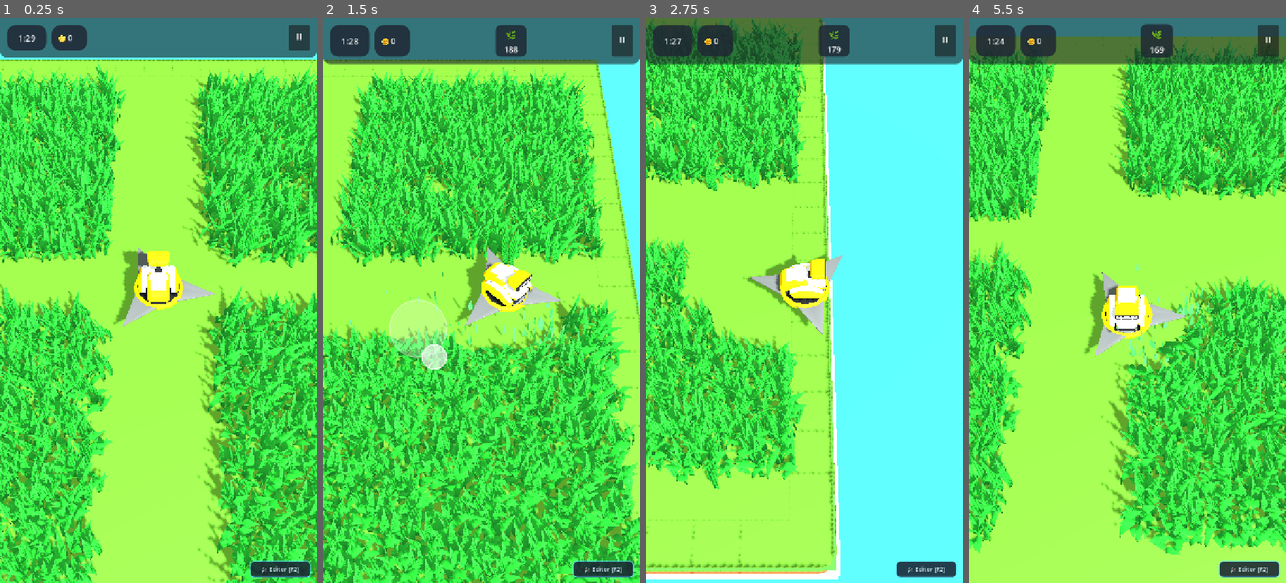
Above: before the commit, frames 1-4 (left to right).
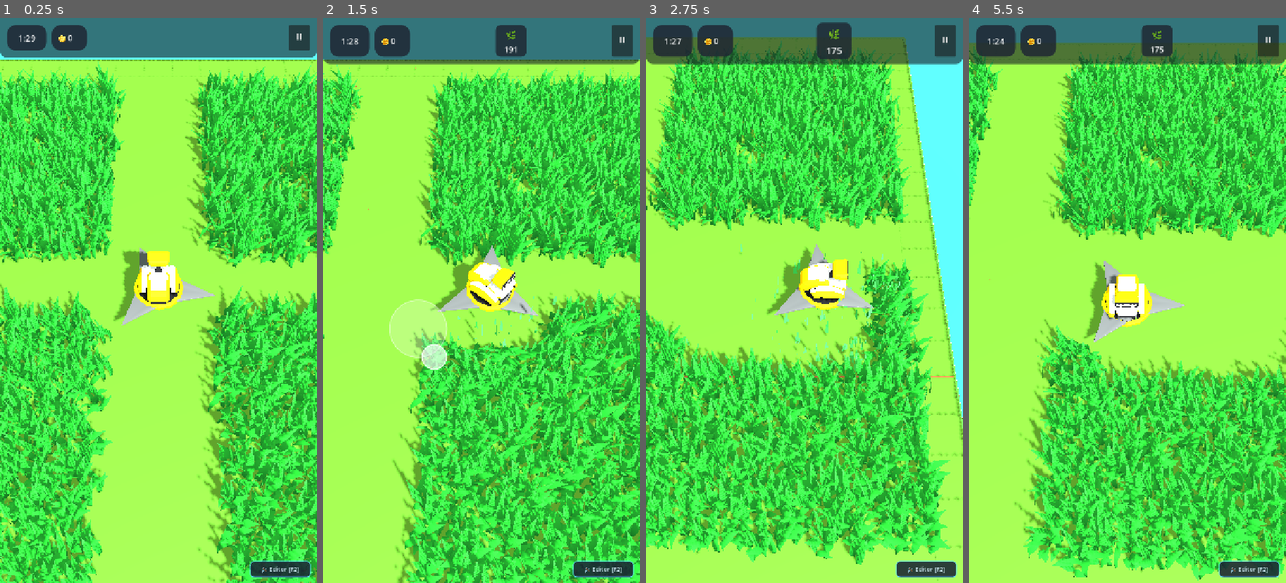
Above: after the commit, the same moments.

Repository: rogerbif/grass-cut-bot
Game: Godot game, scene res://scenes/main.tscn
Same seed, same stepped clock (60 frames per second), same inputs: the game is played once before the commit and once after it.
Inputs (mouse positions are in pixels of both pictures, inside the frame that each line leads up to):
- Up to frame 1 (0.25 s): no input
- Up to frame 2 (1.5 s): tap Enter at 0.5 s; move the mouse to (551, 272) at 0.52 s; hold Right (ui_right) 0.53-1.25 s; hold Alt 0.53-1.25 s; click (551, 272) at 0.67 s; drag from (418, 328) to (465, 413) at 1.27 s
- Up to frame 3 (2.75 s): move the mouse to (836, 176) at 2.02 s; hold Right (ui_right) from 2.03 s (still down); tap Z at 2.1 s
- Up to frame 4 (5.5 s): release Right (ui_right) at 2.75 s; drag from (1111, 413) to (1032, 215) at 2.77 s; move the mouse to (1222, 385) at 3.52 s; hold Left (ui_left) 3.53-4.25 s; tap 1 at 3.6 s; drag from (1032, 215) to (1079, 159) at 4.27 s; move the mouse to (1143, 300) at 5.02 s; hold Down (ui_down) from 5.03 s (still down); tap 2 at 5.1 s; click (1143, 300) at 5.17 s

The runs differ from the first frame. In frame 1, 0.1% of the frame differs, in the area x 35-68%, y 40-55%; in frame 2, 67%; in frame 3, 75%, in the area x 0-100%, y 0-100%; in frame 4, 63%.

Commit message:
fix(mobile): cor da grama, reducao da velocidade (-50%), camera suave e correcao do menu pausa [v0.5.3]

Diff:
--- a/project.godot
+++ b/project.godot
@@ -11,7 +11,7 @@
 [application]
 
 config/name="Grass Cut Bot"
-config/version="0.5.2"
+config/version="0.5.3"
 run/main_scene="res://scenes/main.tscn"
 config/features=PackedStringArray("4.7", "Mobile")
 config/icon="res://icon.svg"
@@ -42,6 +42,10 @@
 3d_physics/layer_3="Vegetation"
 3d_physics/layer_4="Obstacles"
 
+[physics]
+
+common/physics_interpolation=true
+
 [rendering]
 
 renderer/rendering_method="mobile"
--- a/scenes/plants/grass_blue.tscn
+++ b/scenes/plants/grass_blue.tscn
@@ -24,6 +24,7 @@
 max_health = 1
 coin_reward = 1
 plant_key = "grass"
+custom_material = ExtResource("3_grass_mat")
 
 [node name="Area3D" type="Area3D" parent="." groups=["vegetation"]]
 collision_layer = 4
--- a/scenes/plants/grass_green.tscn
+++ b/scenes/plants/grass_green.tscn
@@ -24,6 +24,7 @@
 max_health = 1
 coin_reward = 1
 plant_key = "grass"
+custom_material = ExtResource("3_grass_mat")
 
 [node name="Area3D" type="Area3D" parent="." groups=["vegetation"]]
 collision_layer = 4
--- a/scenes/plants/grass_purple.tscn
+++ b/scenes/plants/grass_purple.tscn
@@ -24,6 +24,7 @@
 max_health = 1
 coin_reward = 1
 plant_key = "grass"
+custom_material = ExtResource("3_grass_mat")
 
 [node name="Area3D" type="Area3D" parent="." groups=["vegetation"]]
 collision_layer = 4
--- a/scenes/plants/grass_tuft.tscn
+++ b/scenes/plants/grass_tuft.tscn
@@ -24,6 +24,7 @@
 max_health = 1
 coin_reward = 1
 plant_key = "grass"
+custom_material = ExtResource("3_grass_mat")
 
 [node name="Area3D" type="Area3D" parent="." groups=["vegetation"]]
 collision_layer = 4
--- a/scenes/plants/grass_yellow.tscn
+++ b/scenes/plants/grass_yellow.tscn
@@ -24,6 +24,7 @@
 max_health = 1
 coin_reward = 1
 plant_key = "grass"
+custom_material = ExtResource("3_grass_mat")
 
 [node name="Area3D" type="Area3D" parent="." groups=["vegetation"]]
 collision_layer = 4
--- a/scripts/camera/isometric_camera.gd
+++ b/scripts/camera/isometric_camera.gd
@@ -26,11 +26,11 @@
 	shake_intensity = intensity
 	shake_duration = duration
 
-func _process(delta: float) -> void:
+func _physics_process(delta: float) -> void:
 	if not target:
 		return
 
-	# Translada suavemente nos eixos X e Z sem qualquer rotacao
+	# Translada suavemente em sincronia com o physics_process do cortador para eliminar micro-travamentos
 	var follow_factor: float = clampf(follow_speed * delta, 0.0, 1.0)
 	var desired_x: float = target.global_position.x + offset.x
 	var desired_z: float = target.global_position.z + offset.z
@@ -38,7 +38,7 @@
 
 	var new_x: float = lerpf(global_position.x, desired_x, follow_factor)
 	var new_z: float = lerpf(global_position.z, desired_z, follow_factor)
-	var new_y: float = desired_y
+	var new_y: float = lerpf(global_position.y, desired_y, follow_factor)
 
 	# Aplica camera shake apenas como perturbacao de translacao
 	var shake_x: float = 0.0
--- a/scripts/core/upgrade_manager.gd
+++ b/scripts/core/upgrade_manager.gd
@@ -67,8 +67,8 @@
 	return 1.18 + (radius_level - 1) * 0.15
 
 func get_cutter_speed() -> float:
-	# Velocidade base de 6.5m/s + 0.75m/s por nível
-	return 6.5 + (speed_level - 1) * 0.75
+	# Velocidade base de 3.25m/s (reduzida em 50% para controle touch preciso) + 0.45m/s por nível
+	return 3.25 + (speed_level - 1) * 0.45
 
 func get_cutter_power() -> int:
 	return power_level
--- a/scripts/cutter/cutter.gd
+++ b/scripts/cutter/cutter.gd
@@ -1,6 +1,6 @@
 extends CharacterBody3D
 
-@export var base_speed: float = 6.5
+@export var base_speed: float = 3.25
 @export var acceleration: float = 24.0
 @export var friction: float = 18.0
 @export var rotation_speed: float = 1200.0 # Graus por segundo de rotação da serra em velocidade máxima (em movimento)
--- a/scripts/plants/plant.gd
+++ b/scripts/plants/plant.gd
@@ -6,6 +6,7 @@
 @export var max_health: int = 1
 @export var coin_reward: int = 1
 @export var plant_key: String = "grass" # Usado para sincronizar com as metas do HUD
+@export var custom_material: Material
 
 var health: int = 1
 var is_cut: bool = false
@@ -21,6 +22,9 @@
 	var random_rot: float = randf_range(0.0, TAU)
 	visual_mesh.rotation.y = random_rot
 
+	# Garante que todo MeshInstance3D receba o material configurado ou fallback verde vivo
+	_apply_visual_material(visual_mesh)
+
 	if type == PlantType.GRASS:
 		# Padrão de gramado contínuo: diâmetro horizontal (X/Z) calibrado (0.95 ~ 1.10m)
 		# para cobrir e entrelaçar com os tufos adjacentes na grade padrão (0.80m),
@@ -31,6 +35,21 @@
 	else:
 		var random_scale: float = randf_range(0.75, 0.95)
 		visual_mesh.scale = Vector3(random_scale, random_scale, random_scale)
+
+func _apply_visual_material(target: Node) -> void:
+	if target == null:
+		return
+	if target is MeshInstance3D:
+		var mi: MeshInstance3D = target as MeshInstance3D
+		if custom_material != null:
+			mi.material_override = custom_material
+		elif mi.material_override == null:
+			var fallback_mat: StandardMaterial3D = StandardMaterial3D.new()
+			fallback_mat.albedo_color = Color(0.22, 0.68, 0.24, 1.0)
+			fallback_mat.roughness = 0.9
+			mi.material_override = fallback_mat
+	for child in target.get_children():
+		_apply_visual_material(child)
 
 func cut(power: int) -> void:
 	if is_cut:
--- a/scripts/ui/hud.gd
+++ b/scripts/ui/hud.gd
@@ -59,10 +59,6 @@
 	if btn == null:
 		return
 	btn.pressed.connect(callback)
-	btn.gui_input.connect(func(event: InputEvent) -> void:
-		if event is InputEventScreenTouch and event.pressed:
-			callback.call()
-	)
 
 var _is_restarting: bool = false
 
--- a/shaders/interactive_grass.gdshader
+++ b/shaders/interactive_grass.gdshader
@@ -60,9 +60,11 @@
 	// Deslocamento pendular individual da folha ancorado na base
 	vec3 leaf_sway = (dir_side * sway_side + dir_fwd * sway_fwd) * (wind_strength * bend_factor);
 
+	mat3 inv_model = mat3(inverse(MODEL_MATRIX));
+
 	// Brisa global sutil para coerência de campo
 	vec3 global_breeze = vec3(sin(TIME * 0.7 + world_vert.x * 0.25), 0.0, cos(TIME * 0.5 + world_vert.z * 0.25)) * (wind_strength * 0.35 * bend_factor);
-	vec3 model_breeze = mat3(inverse(MODEL_MATRIX)) * global_breeze;
+	vec3 model_breeze = inv_model * global_breeze;
 
 	// Aplica balanço suave das folhas
 	VERTEX += leaf_sway + model_breeze;
@@ -80,7 +82,7 @@
 	float dist = distance(cutter_pos, world_vert);
 	float power = smoothstep(cutter_interact_radius, 0.0, dist);
 
-	vec3 model_dir = mat3(inverse(MODEL_MATRIX)) * dir_norm;
+	vec3 model_dir = inv_model * dir_norm;
 	VERTEX += model_dir * (power * interact_power * bend_factor);
 	VERTEX.y -= power * interact_power * 0.14 * bend_factor;
 }
Not shown, added: docs/historico_melhorias/030_ajustes_mobile_cor_grama_velocidade_camera_e_pausa.md
Not shown, changed: docs/historico_melhorias/INDICE_MELHORIAS.md
